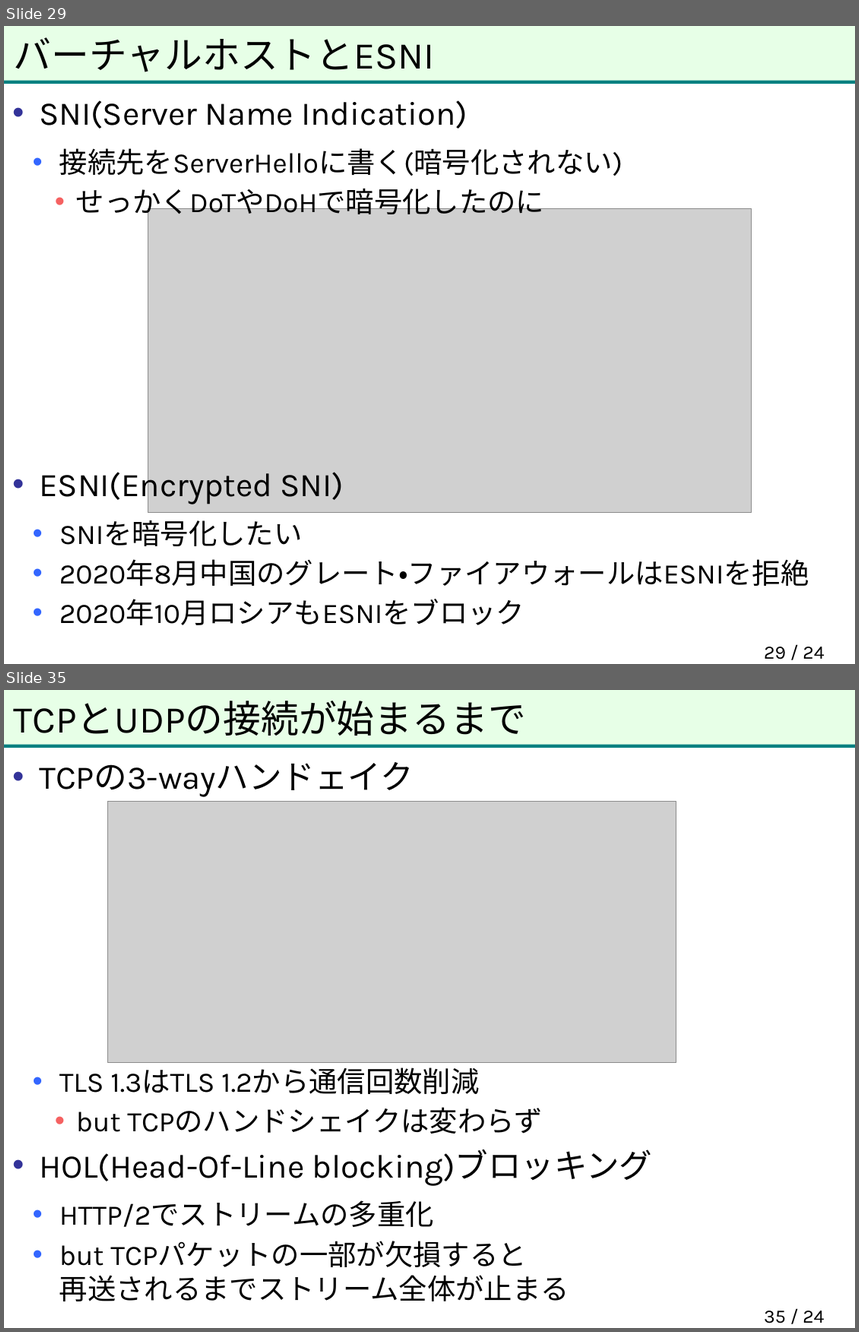
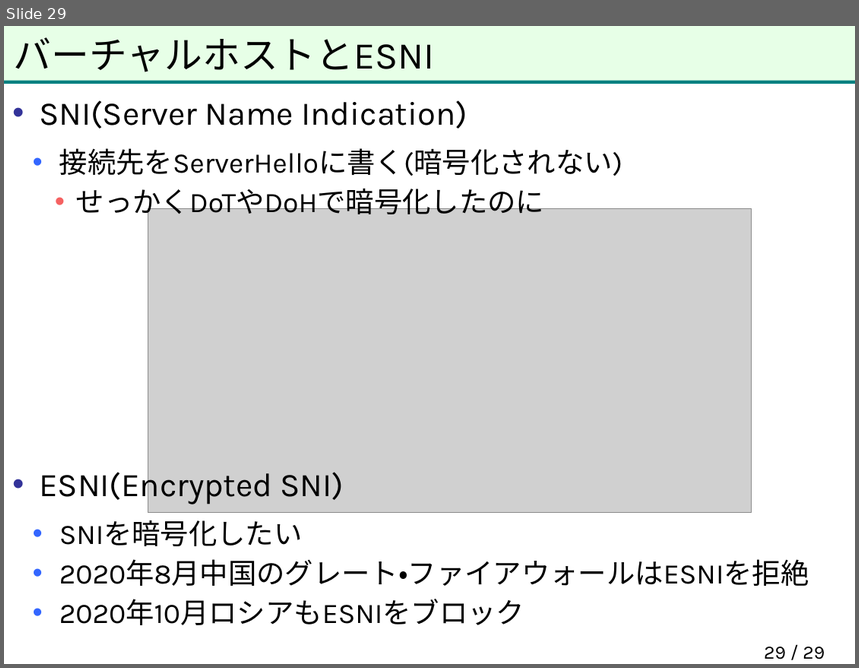
Before and after one commit to herumi/anninbon, a slide deck: lec/anninbon9.pptx. Shown one above the other, each under a label of ours: slides 29 and 35 before the commit, slide 29 after it; the slides between them are not shown. The pictures are 859x1332 and 859x668 pixels, drawn with LibreOffice and Linux fonts; fonts in the diff are those of the drawing; grey boxes stand for pictures; background and template pictures are left out. Boxes give left, top, right and bottom in pixels: in the first picture for what was removed or moved away, otherwise in the second. Text is boxed around its words. In the diff, an @@ line names an element or a change of style, - is before the commit and + after.

```diff
--- a/lec/anninbon9.pptx
+++ b/lec/anninbon9.pptx
@@ slide 35 removed at (4, 690, 855, 1328), background #FFFFFF; not listed: 2 template elements that a slide beside it also shows @@
@@ title removed at (14, 701, 526, 736) @@
-TCPとUDPの接続が始まるまで
@@ text removed at (39, 762, 653, 1302) @@
-• TCPの3-wayハンドェイク
-  • TLS 1.3はTLS 1.2から通信回数削減
-    • but TCPのハンドシェイクは変わらず
-• HOL(Head-Of-Line blocking)ブロッキング
-  • HTTP/2でストリームの多重化
-  • but TCPパケットの一部が欠損すると
-    再送されるまでストリーム全体が止まる
@@ picture removed at (108, 802, 677, 1063) @@
@@ page number removed at (764, 1311, 824, 1324) @@
-35 / 24
@@ page number at (764, 647, 825, 660): text changed @@
-29 / 24
+29 / 29
```
Also in this commit, not shown: 1 slide changed, 14 other slides removed, 1 other file.
